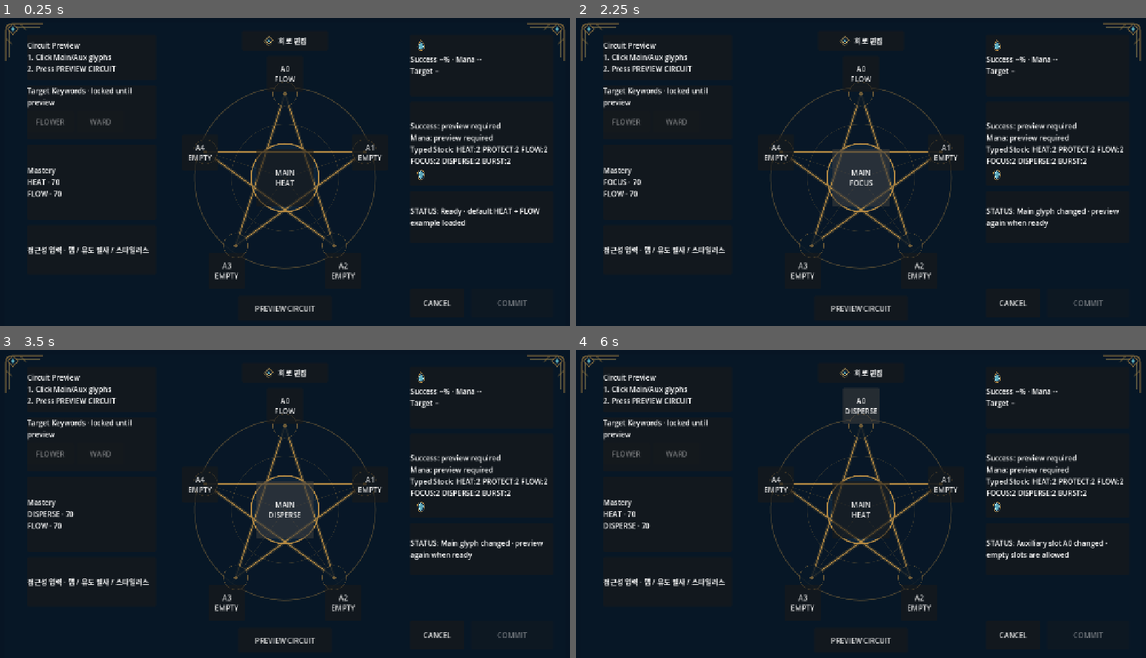
Above: before the commit, frames 1-4 (two rows, left to right).
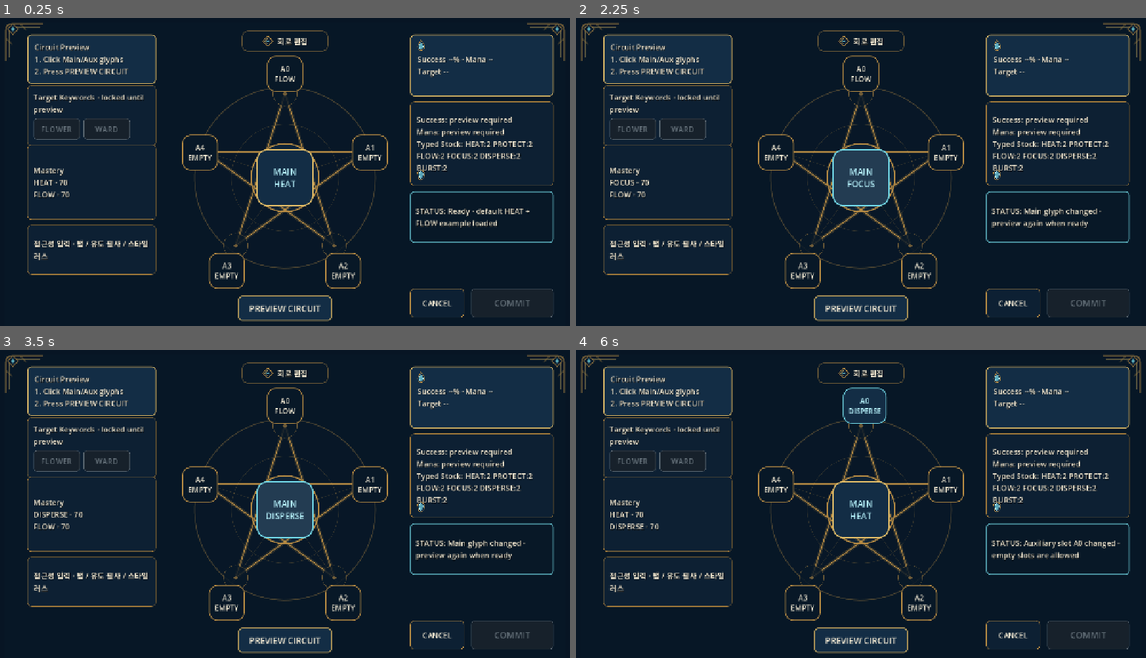
Above: after the commit, the same moments.

Repository: alsdmlals4-eng/GRIMOIRE-
Game: Godot game, scene res://src/ui/star_circuit_harness.tscn
Two runs of this game, one before a commit and one after it. Both use one fixed random seed, a clock stepped at 60 frames per second and the inputs below.
Inputs:
- Up to frame 1 (0.25 s): no input
- Up to frame 2 (2.25 s): click "MAIN HEAT" at 0.5 s; click "MAIN PROTECT" at 1.25 s; click "MAIN FLOW" at 2 s
- Up to frame 3 (3.5 s): click "MAIN FOCUS" at 2.75 s
- Up to frame 4 (6 s): click "MAIN DISPERSE" at 3.5 s; click "MAIN BURST" at 4.25 s; click "A0 FLOW" at 5 s; click "A0 FOCUS" at 5.75 s

The runs differ from the first frame. In frame 1, 19% of the frame differs, in the area x 4-98%, y 3-99%; in frame 2, 19%; in frame 3, 19%; in frame 4, 19%.
Error after the commit: Invalid call to function 'set_visual_state (via call)' in base 'Control (StarCircuitBoard)'. Expected 3 argument(s). (res://src/ui/star_circuit_harness.gd:550)

Commit message:
feat: route star runtime phases into reusable visual components

Diff:
--- a/src/ui/star_circuit_harness.gd
+++ b/src/ui/star_circuit_harness.gd
@@ -12,6 +12,7 @@
 const CommitRequestScript = preload("res://src/core/spells/spell_commit_request.gd")
 const CommitServiceScript = preload("res://src/core/spells/atomic_spell_commit_service.gd")
 const ResultLedgerScript = preload("res://src/core/atomic_result_ledger.gd")
+const GrimoireThemeFactory = preload("res://src/ui/theme/grimoire_theme_factory.gd")
 
 const GLYPH_IDS: Array[StringName] = [
     &"HEAT", &"PROTECT", &"FLOW", &"FOCUS", &"DISPERSE", &"BURST",
@@ -21,6 +22,7 @@
 const PHASE_FINAL := &"FINAL"
 const PHASE_CONFIRM := &"CONFIRM"
 const PHASE_COMMITTED := &"COMMITTED"
+const VISUAL_INVALID := &"INVALID"
 
 var _signals_connected := false
 var _phase: StringName = PHASE_EDIT
@@ -47,6 +49,8 @@
 
 
 func initialize_demo() -> void:
+    if theme == null:
+        theme = GrimoireThemeFactory.create_theme()
     _connect_signals_once()
     _reset_demo()
 
@@ -67,6 +71,8 @@
         "accessibility_input_alternative": true,
         "interactive_demo": true,
         "core_runtime_connected": true,
+        "shared_theme": theme != null,
+        "visual_component": &"STAR_CIRCUIT_BOARD",
     }
 
 
@@ -143,6 +149,7 @@
         "SafeArea/InsufficientManaState/Label",
         "INSUFFICIENT MANA · Required %s / Available %s" % [required_mana, available_mana]
     )
+    _update_visual_state(VISUAL_INVALID)
 
 
 func show_unstable_circuit(cause_glyph_id: StringName, reason: String) -> void:
@@ -167,6 +174,7 @@
         "SafeArea/UnstableCircuitState",
     ]:
         _set_visible(path, false)
+    _set_visible("SafeArea/WarningIcon", false)
 
 
 func _connect_signals_once() -> void:
@@ -253,6 +261,7 @@
     _set_label("SafeArea/FinalPreviewPanel/Label", "Success --% · Mana --\nTarget --")
     show_warning("Ready · default HEAT + FLOW example loaded")
     _render_breakdown({})
+    _update_visual_state(PHASE_EDIT)
 
 
 func _on_main_pressed() -> void:
@@ -262,6 +271,7 @@
     _last_status = &"EDITED"
     _refresh_selection_ui()
     show_warning("Main glyph changed · preview again when ready")
+    _update_visual_state(PHASE_EDIT)
 
 
 func _on_auxiliary_pressed(slot: int) -> void:
@@ -272,6 +282,7 @@
     _last_status = &"EDITED"
     _refresh_selection_ui()
     show_warning("Auxiliary slot A%s changed · empty slots are allowed" % slot)
+    _update_visual_state(PHASE_EDIT)
 
 
 func _on_preview_pressed() -> void:
@@ -288,8 +299,10 @@
     )
     _last_status = StringName(result.get("status", &"UNKNOWN"))
     if _last_status != &"CIRCUIT_PREVIEW_READY":
+        var cause_vertex := _validation_cause_vertex(auxiliaries)
         show_unstable_circuit(_validation_cause(main, auxiliaries), String(_last_status))
         show_warning("Circuit rejected · change duplicate or invalid auxiliary glyphs")
+        _update_visual_state(VISUAL_INVALID, cause_vertex)
         return
     _last_preview = Dictionary(result.get("preview", {})).duplicate(true)
     _phase = PHASE_TARGET
@@ -307,6 +320,7 @@
     show_target_keywords(["FLOWER", "WARD"])
     show_warning("Circuit valid · select an explicit target keyword")
     _render_breakdown(_last_preview)
+    _update_visual_state(PHASE_TARGET)
 
 
 func _on_target_pressed(keyword: StringName) -> void:
@@ -321,6 +335,7 @@
     _last_status = StringName(result.get("status", &"UNKNOWN"))
     if _last_status != &"FINAL_PREVIEW_READY":
         show_warning("Target rejected · %s" % String(_last_status))
+        _update_visual_state(PHASE_TARGET)
         return
     _selected_target = keyword
     _last_preview = Dictionary(result.get("preview", {})).duplicate(true)
@@ -337,6 +352,7 @@
     )
     show_warning("Final preview ready · COMMIT requires a second confirmation press")
     _render_breakdown(_last_preview)
+    _update_visual_state(PHASE_FINAL)
 
 
 func _on_commit_pressed() -> void:
@@ -346,11 +362,13 @@
         if not _coordinator.request_confirmation():
             _last_status = &"CONFIRMATION_REJECTED"
             show_warning("Commit confirmation could not be opened")
+            _update_visual_state(PHASE_FINAL)
             return
         _phase = PHASE_CONFIRM
         _last_status = &"CONFIRMATION_REQUIRED"
         _set_button_text("SafeArea/CommitButton", "CONFIRM COMMIT")
         show_warning("Press CONFIRM COMMIT again · resources are still unchanged")
+        _update_visual_state(PHASE_CONFIRM)
         return
     if _phase != PHASE_CONFIRM:
         return
@@ -363,6 +381,7 @@
                 int(_mana.current())
             )
         show_warning("Commit failed safely · %s" % String(_last_status))
+        _update_visual_state(VISUAL_INVALID)
         return
     _phase = PHASE_COMMITTED
     _set_button_disabled("SafeArea/CommitButton", true)
@@ -375,6 +394,7 @@
         ]
     )
     _render_breakdown(_last_preview)
+    _update_visual_state(PHASE_COMMITTED)
 
 
 func _on_cancel_pressed() -> void:
@@ -503,6 +523,65 @@
     return StringName(main.get("glyph_id", &""))
 
 
+func _validation_cause_vertex(auxiliaries: Array) -> int:
+    var seen: Dictionary = {}
+    for item in auxiliaries:
+        var auxiliary := Dictionary(item)
+        var glyph_id := StringName(auxiliary.get("glyph_id", &""))
+        var slot := int(auxiliary.get("slot", -1))
+        if seen.has(glyph_id):
+            return slot
+        seen[glyph_id] = slot
+    return -1
+
+
+func _active_auxiliary_slots() -> Array[int]:
+    var slots: Array[int] = []
+    for index in range(_auxiliary_indices.size()):
+        if _auxiliary_indices[index] >= 0:
+            slots.append(index)
+    return slots
+
+
+func _update_visual_state(state: StringName, cause_vertex: int = -1) -> void:
+    var active_slots := _active_auxiliary_slots()
+    var board := get_node_or_null("SafeArea/StarBoard")
+    if board != null and board.has_method("set_visual_state"):
+        board.call("set_visual_state", state, active_slots.size(), cause_vertex, active_slots)
+    _set_label("SafeArea/PhaseBadge/Content/Label", _phase_label(state))
+
+    var warning_variation := &"StatusBanner"
+    var warning_icon_visible := false
+    if state == VISUAL_INVALID:
+        warning_variation = &"StatusBannerWarning"
+        warning_icon_visible = true
+    elif state == PHASE_COMMITTED:
+        warning_variation = &"StatusBannerSuccess"
+    elif state == PHASE_CONFIRM:
+        warning_variation = &"StatusBannerWarning"
+        warning_icon_visible = true
+    _set_panel_variation("SafeArea/WarningPanel", warning_variation)
+    _set_visible("SafeArea/WarningIcon", warning_icon_visible)
+
+
+func _phase_label(state: StringName) -> String:
+    match state:
+        PHASE_TARGET:
+            return "대상 선택"
+        PHASE_FINAL:
+            return "최종 미리보기"
+        PHASE_CONFIRM:
+            return "시전 확인"
+        PHASE_COMMITTED:
+            return "시전 완료"
+        VISUAL_INVALID:
+            return "회로 불안정"
+        &"VALID":
+            return "회로 유효"
+        _:
+            return "회로 편집"
+
+
 func _set_edit_enabled(value: bool) -> void:
     _set_button_disabled("SafeArea/CenterGlyph", not value)
     for index in range(5):
@@ -549,6 +628,12 @@
         label.text = text
 
 
+func _set_panel_variation(path: NodePath, variation: StringName) -> void:
+    var control := get_node_or_null(path) as Control
+    if control != null:
+        control.theme_type_variation = variation
+
+
 func _set_visible(path: NodePath, value: bool) -> void:
     var node := get_node_or_null(path)
     if node != null:
